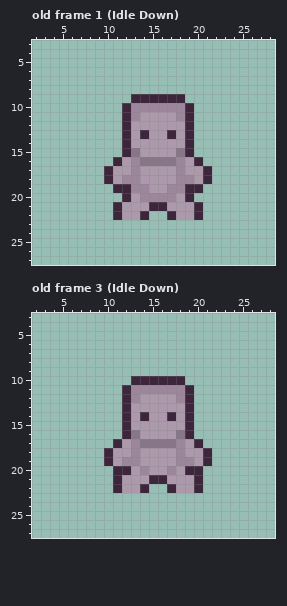
A pixel-art file gets an edit: godot/godot_4/2024/01_chrono_trigger_inspired/assets/template_character.aseprite. Above: the version before the commit.
32x32 pixels, 52 frames. Shown: old frame 1 (Idle Down): x 2..28, y 3..27; old frame 3 (Idle Down): x 2..28, y 3..27. The commit also changed other frames, which this record leaves out.
Once edited:
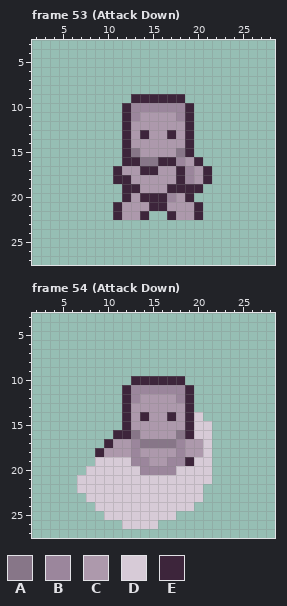
Palette (. is transparent): A #877688  B #9b869c  C #ad99ac  D #d7cbd7  E #3d253b
A new or re-ordered frame is compared with the old frame closest to it.
Edits made:
frames 52 -> 68
layer "Layer 1" added
--- frame 53 (Attack Down) is new; against old frame 1 (Idle Down), layer "Sprite Sheet"
@@ x 8..21 @@
 15 ....EACCCCAE..
-16 ...ECBAAAABCE.
-17 ..ECCBCCCCBCCE
-18 ..ECBBCCCCBBCE
-19 ...EEBBCCBBEE.
-20 ....ECBBBBCE..
+16 ....EEAAEEBCE.
+17 ...ECCEECCEBCE
+18 ...EECCCCCEBCE
+19 ....EECCCEEEE.
+20 ....ECEEEBCE..
 21 ...ECCCEECCCE.
--- frame 54 (Attack Down) is new; against old frame 3 (Idle Down), layers "Layer 1", "Sprite Sheet"
@@ x 2..28 @@
 13 ..........ECCCCCCE.........
-14 ..........ECECCECE.........
-15 ..........ECCCCCCE.........
-16 ..........EACCCCAE.........
-17 .........ECBAAAABCE........
-18 ........ECCBCCCCBCCE.......
-19 ........ECBBCCCCBBCE.......
-20 .........EECBCCBCEE........
-21 .........ECCCEECCCE........
-22 .........ECCE..ECCE........
-23 ...........................
-24 ...........................
-25 ...........................
-26 ...........................
+14 ..........ECECCECED........
+15 ..........ECCCCCCEDD.......
+16 .........EEACCCCAEDD.......
+17 ........ECCBAAAABCCD.......
+18 .......ECCCBCCCCBCCD.......
+19 .......DDDDBBCCBBEDD.......
+20 ......DDDDDDBBBBDDDD.......
+21 .....DDDDDDDDDDDDDDD.......
+22 .....DDDDDDDDDDDDDD........
+23 ......DDDDDDDDDDDDD........
+24 .......DDDDDDDDDDD.........
+25 ........DDDDDDDD...........
+26 ..........DDDD.............
 27 ...........................
